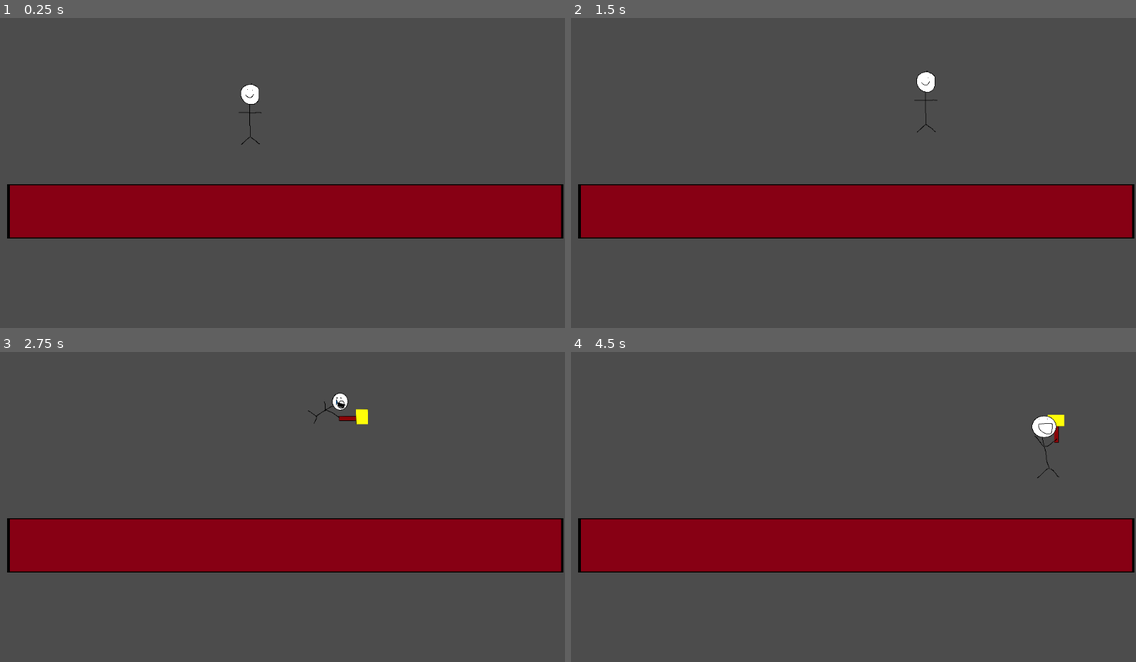
Above: before the commit, frames 1-4 (two rows, left to right).
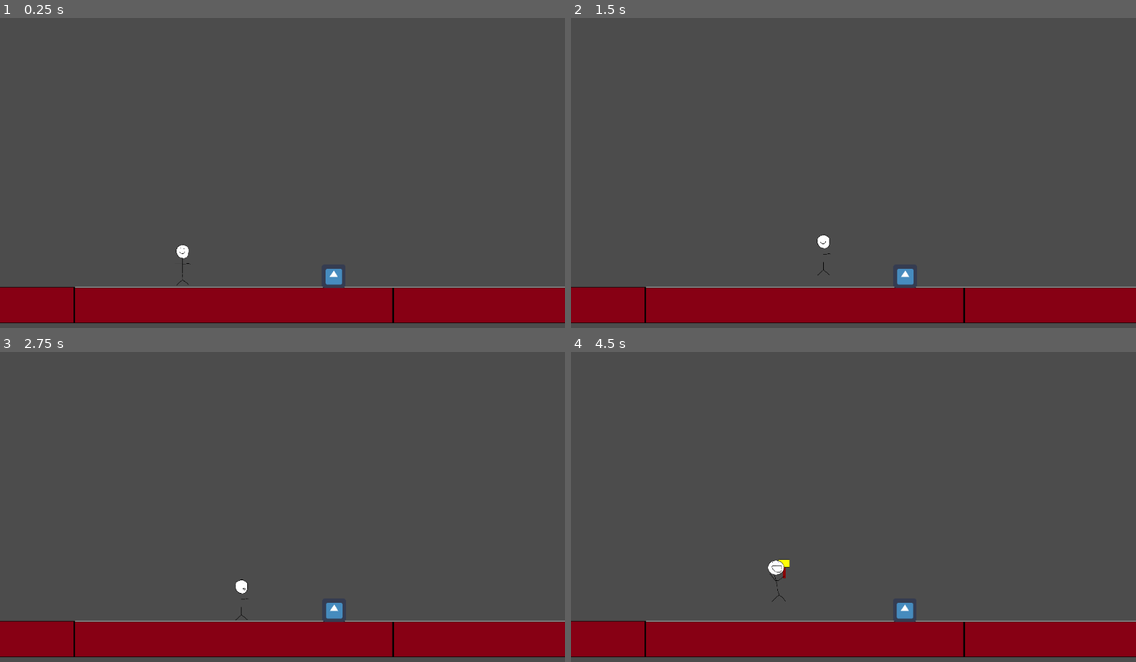
Above: after the commit, the same moments.

Repository: maishiroma/AXChibiGameJam2022
Game: Godot game, scene res://Levels/TestLevel.tscn
Same seed, same stepped clock (60 frames per second), same inputs: the game is played once before the commit and once after it. The engine's default icon, where the game draws it, is replaced by a stand-in: a white triangle on a blue panel in a dark square.
Inputs:
- Up to frame 1 (0.25 s): no input
- Up to frame 2 (1.5 s): hold Z (deploy_hammer) 0.53-1.28 s; hold Right (move_right) from 0.53 s (still down); tap Space (Jump) at 0.77, 0.8, 1.07, 1.35 s
- Up to frame 3 (2.75 s): tap Space (Jump) at 1.52, 1.82, 2.3 s; tap Z (deploy_hammer) at 1.55 s; release Right (move_right) at 2.03 s; hold Left (move_left) from 2.03 s (still down); hold Z (deploy_hammer) from 2.03 s (still down)
- Up to frame 4 (4.5 s): release Left (move_left) at 2.78 s; release Z (deploy_hammer) at 2.78 s; hold Right (move_right) 2.78-4.28 s; tap Z (deploy_hammer) at 2.85, 4.35 s; tap Space (Jump) at 3.02, 3.32, 3.6, 3.77, 4.07 s; hold Left (move_left) from 4.28 s (still down)

The runs differ from the first frame. In frame 1, 29% of the frame differs, in the area x 0-100%, y 21-99%; in frame 2, 29%; in frame 3, 30%; in frame 4, 30%, in the area x 0-100%, y 20-99%.

Commit message:
Added enemys, invisible walls, modified hammer behavior

Diff:
--- a/Levels/TestLevel.tscn
+++ b/Levels/TestLevel.tscn
@@ -1,17 +1,50 @@
-[gd_scene load_steps=3 format=2]
+[gd_scene load_steps=7 format=2]
 
 [ext_resource path="res://Prefabs/DummyPlatform.tscn" type="PackedScene" id=1]
 [ext_resource path="res://Prefabs/Player.tscn" type="PackedScene" id=2]
+[ext_resource path="res://Prefabs/MainCamera.tscn" type="PackedScene" id=3]
+[ext_resource path="res://Prefabs/Checkpoint.tscn" type="PackedScene" id=4]
+[ext_resource path="res://Prefabs/DeathPlane.tscn" type="PackedScene" id=5]
+[ext_resource path="res://Prefabs/Enemy.tscn" type="PackedScene" id=6]
 
 [node name="TestLevel" type="Node2D"]
 
-[node name="Platform" parent="." instance=ExtResource( 1 )]
-position = Vector2( 517, 386 )
+[node name="Platforms" type="Node2D" parent="."]
+
+[node name="Platform" parent="Platforms" instance=ExtResource( 1 )]
+position = Vector2( 485, 594 )
+scale = Vector2( 1.00199, 0.311321 )
+
+[node name="Platform2" parent="Platforms" instance=ExtResource( 1 )]
+position = Vector2( -468, 593 )
+scale = Vector2( 1.00199, 0.311321 )
+
+[node name="Platform3" parent="Platforms" instance=ExtResource( 1 )]
+position = Vector2( 1402, 594 )
 scale = Vector2( 1.00199, 0.311321 )
 
 [node name="Player" parent="." instance=ExtResource( 2 )]
-position = Vector2( 454, 174 )
+position = Vector2( 329, 448 )
 move_speed = 200.0
 jump_strength = 500.0
 gravity_scale = 1000.0
-high_jump_strength = 700.0
+max_high_jumps = 2
+
+[node name="MainCamera" parent="." instance=ExtResource( 3 )]
+position = Vector2( 600, 208 )
+camera_scroll_amount = 100
+
+[node name="DeathPlane" parent="." instance=ExtResource( 5 )]
+position = Vector2( 93, 967 )
+scale = Vector2( 4.96, 1 )
+
+[node name="Enemy" parent="." instance=ExtResource( 6 )]
+position = Vector2( 739, 507 )
+move_speed = 1.0
+
+[node name="Checkpoint" parent="." instance=ExtResource( 4 )]
+position = Vector2( -556, 477 )
+
+[connection signal="body_entered" from="DeathPlane" to="Player" method="_on_DeathPlane_body_entered"]
+[connection signal="damage_player" from="Enemy" to="Player" method="_on_Enemy_damage_player"]
+[connection signal="activated_checkpoint" from="Checkpoint" to="Player" method="_on_Checkpoint_activated_checkpoint"]
--- /dev/null
+++ b/Prefabs/Checkpoint.tscn
@@ -0,0 +1,35 @@
+[gd_scene load_steps=6 format=2]
+
+[ext_resource path="res://Art/Dummy/Dummy_CheckPoint.png" type="Texture" id=1]
+[ext_resource path="res://Art/Dummy/Dummy_CheckPoint_2.png" type="Texture" id=2]
+[ext_resource path="res://Scripts/Checkpoint.gd" type="Script" id=3]
+
+[sub_resource type="SpriteFrames" id=1]
+animations = [ {
+"frames": [ ExtResource( 2 ) ],
+"loop": true,
+"name": "activate",
+"speed": 5.0
+}, {
+"frames": [ ExtResource( 1 ) ],
+"loop": true,
+"name": "deactivate",
+"speed": 5.0
+} ]
+
+[sub_resource type="RectangleShape2D" id=2]
+extents = Vector2( 200.5, 280.5 )
+
+[node name="Checkpoint" type="Area2D" groups=["Checkpoint"]]
+scale = Vector2( 0.2, 0.2 )
+script = ExtResource( 3 )
+
+[node name="AnimatedSprite" type="AnimatedSprite" parent="."]
+frames = SubResource( 1 )
+animation = "deactivate"
+
+[node name="CollisionShape2D" type="CollisionShape2D" parent="."]
+position = Vector2( -1.5, 3.5 )
+shape = SubResource( 2 )
+
+[connection signal="body_entered" from="." to="." method="_on_Checkpoint_body_entered"]
--- /dev/null
+++ b/Prefabs/DeathPlane.tscn
@@ -0,0 +1,10 @@
+[gd_scene load_steps=2 format=2]
+
+[sub_resource type="RectangleShape2D" id=1]
+extents = Vector2( 1377, 156 )
+
+[node name="DeathPlane" type="Area2D"]
+
+[node name="CollisionShape2D" type="CollisionShape2D" parent="."]
+position = Vector2( 417, 49 )
+shape = SubResource( 1 )
--- a/Prefabs/DummyPlatform.tscn
+++ b/Prefabs/DummyPlatform.tscn
@@ -8,7 +8,7 @@
 [node name="Platform" type="Sprite"]
 texture = ExtResource( 1 )
 
-[node name="StaticBody2D" type="StaticBody2D" parent="."]
+[node name="StaticBody2D" type="StaticBody2D" parent="." groups=["Ground"]]
 
 [node name="CollisionShape2D" type="CollisionShape2D" parent="StaticBody2D"]
 position = Vector2( 2.5, 1.5 )
--- /dev/null
+++ b/Prefabs/Enemy.tscn
@@ -0,0 +1,41 @@
+[gd_scene load_steps=6 format=2]
+
+[ext_resource path="res://icon.png" type="Texture" id=1]
+[ext_resource path="res://Scripts/Enemy.gd" type="Script" id=2]
+
+[sub_resource type="RectangleShape2D" id=2]
+extents = Vector2( 32, 31 )
+
+[sub_resource type="SpriteFrames" id=1]
+animations = [ {
+"frames": [ ExtResource( 1 ) ],
+"loop": true,
+"name": "Idle",
+"speed": 5.0
+} ]
+
+[sub_resource type="RectangleShape2D" id=3]
+extents = Vector2( 38.75, 40 )
+
+[node name="Enemy" type="KinematicBody2D" groups=["Enemy"]]
+script = ExtResource( 2 )
+
+[node name="HitBox" type="CollisionShape2D" parent="."]
+position = Vector2( 0, -1 )
+shape = SubResource( 2 )
+
+[node name="AnimatedSprite" type="AnimatedSprite" parent="."]
+frames = SubResource( 1 )
+animation = "Idle"
+
+[node name="PatrolTime" type="Timer" parent="."]
+wait_time = 2.0
+
+[node name="DamageHitBox" type="Area2D" parent="."]
+
+[node name="CollisionShape2D" type="CollisionShape2D" parent="DamageHitBox"]
+position = Vector2( -0.75, -1 )
+shape = SubResource( 3 )
+
+[connection signal="timeout" from="PatrolTime" to="." method="_on_PatrolTime_timeout"]
+[connection signal="body_entered" from="DamageHitBox" to="." method="_on_DamageHitBox_body_entered"]
--- /dev/null
+++ b/Prefabs/InvisibleWall.tscn
@@ -0,0 +1,10 @@
+[gd_scene load_steps=2 format=2]
+
+[sub_resource type="RectangleShape2D" id=1]
+extents = Vector2( 95, 71 )
+
+[node name="InvisibleWall" type="StaticBody2D" groups=["Wall"]]
+
+[node name="CollisionShape2D" type="CollisionShape2D" parent="."]
+position = Vector2( 85, 61 )
+shape = SubResource( 1 )
--- /dev/null
+++ b/Prefabs/MainCamera.tscn
@@ -0,0 +1,29 @@
+[gd_scene load_steps=3 format=2]
+
+[ext_resource path="res://Scripts/MainCamera.gd" type="Script" id=1]
+
+[sub_resource type="RectangleShape2D" id=1]
+extents = Vector2( 74, 614 )
+
+[node name="MainCamera" type="Camera2D" groups=["MainCamera"]]
+position = Vector2( 506, 208 )
+current = true
+zoom = Vector2( 1.5, 1.5 )
+smoothing_enabled = true
+smoothing_speed = 1.0
+script = ExtResource( 1 )
+
+[node name="LeftArea" type="Area2D" parent="."]
+position = Vector2( -400, -40 )
+
+[node name="CollisionShape2D" type="CollisionShape2D" parent="LeftArea"]
+shape = SubResource( 1 )
+
+[node name="RightArea" type="Area2D" parent="."]
+position = Vector2( 400, -40 )
+
+[node name="CollisionShape2D" type="CollisionShape2D" parent="RightArea"]
+shape = SubResource( 1 )
+
+[connection signal="body_entered" from="LeftArea" to="." method="_on_LeftArea_body_entered"]
+[connection signal="body_entered" from="RightArea" to="." method="_on_RightArea_body_entered"]
--- a/Prefabs/Player.tscn
+++ b/Prefabs/Player.tscn
@@ -41,7 +41,7 @@
 [sub_resource type="RectangleShape2D" id=4]
 extents = Vector2( 24.5, 31.5 )
 
-[node name="Player" type="KinematicBody2D"]
+[node name="Player" type="KinematicBody2D" groups=["Player"]]
 script = ExtResource( 2 )
 
 [node name="PlayerHitbox" type="CollisionShape2D" parent="."]
@@ -65,5 +65,10 @@
 wait_time = 0.1
 one_shot = true
 
+[node name="HammerInput" type="Timer" parent="HammerHitBox"]
+wait_time = 0.3
+one_shot = true
+
 [connection signal="body_entered" from="HammerHitBox" to="." method="_on_HammerHitBox_body_entered"]
 [connection signal="timeout" from="HammerHitBox/HammerJumpCooldown" to="." method="_on_HammerJumpCooldown_timeout"]
+[connection signal="timeout" from="HammerHitBox/HammerInput" to="." method="_on_HammerInput_timeout"]
--- /dev/null
+++ b/Scripts/Checkpoint.gd
@@ -0,0 +1,20 @@
+extends Area2D
+
+signal activated_checkpoint
+
+var is_activated = false
+
+func _on_Checkpoint_body_entered(body):
+	if body.is_in_group("Player") and !is_activated:
+		is_activated = true
+		$AnimatedSprite.animation = "activate"
+
+		for curr_node in get_tree().get_nodes_in_group("Checkpoint"):
+			if curr_node.name != name:
+				curr_node.deactivate_checkpoint()
+
+		emit_signal("activated_checkpoint")
+
+func deactivate_checkpoint():
+	is_activated = false
+	$AnimatedSprite.animation = "deactivate"
--- /dev/null
+++ b/Scripts/Enemy.gd
@@ -0,0 +1,47 @@
+extends KinematicBody2D
+
+signal damage_player
+
+const UP_DIRECTION = Vector2.UP
+
+export var move_speed = 2000.0
+export var gravity_scale = 4500.0
+export var is_horizontal = true
+
+var move_direction = 0
+var move_velocity = Vector2.ZERO
+
+# Randomly selects the move_direction of the enemy
+func _ready():
+	if randi() % 10 + 1 < 5:
+		if is_horizontal:
+			move_direction = 1
+		else:
+			move_direction = -1
+	else:
+		if is_horizontal:
+			move_direction = 1
+		else:
+			move_direction = -1
+
+	$PatrolTime.start()
+
+func _physics_process(delta):
+	# Standard Movement
+	if is_horizontal:
+		move_velocity.x = move_direction * move_speed
+	else:
+		move_velocity.y = move_direction * move_speed
+	# Gravity
+	move_velocity.y += gravity_scale * delta
+
+	# Translate object
+	move_velocity = move_and_slide(move_velocity, UP_DIRECTION)
+
+# When the time is up, the enemy changes direction
+func _on_PatrolTime_timeout():
+	move_direction *= -1
+
+func _on_DamageHitBox_body_entered(body):
+	if body.is_in_group("Player"):
+		emit_signal("damage_player")
--- /dev/null
+++ b/Scripts/MainCamera.gd
@@ -0,0 +1,13 @@
+extends Camera2D
+
+export var camera_scroll_amount = 10
+var saved_camera_position = Vector2.ZERO
+
+func _on_LeftArea_body_entered(body):
+	if body.is_in_group("Player"):
+		translate(Vector2(-camera_scroll_amount, 0))
+
+
+func _on_RightArea_body_entered(body):
+	if body.is_in_group("Player"):
+		translate(Vector2(camera_scroll_amount, 0))
--- a/Scripts/Player.gd
+++ b/Scripts/Player.gd
@@ -8,18 +8,27 @@
 export var move_speed = 2000.0
 export var jump_strength = 2000.0
 export var gravity_scale = 4500.0
-export var high_jump_strength = 2500.0
+export var high_jump_mod = 0.5
+export var max_high_jumps = 3
 
 # Private variables
 var move_velocity = Vector2.ZERO
+var numb_high_jumps = 0
+var curr_high_jump_strength = 0.0
+
+var saved_checkpoint = Vector2.ZERO
 
 var is_falling = false	# check if we are grounded
 var is_jumping = false # check if we are jumping
 var is_jump_canceled = false # check if we cancelled the jump so we can have more control
-var is_high_jump = false
-var is_idle = false
-var is_running = false
-var is_deploying_hammer = false
+var is_high_jump = false # check if we are in a high jump
+var is_idle = false	# are we standing still
+var is_running = false # are we moving?
+var is_deploying_hammer = false # are we deploying the hammer?
+
+# Saves the player's initial position as the initial checkpoint
+func _ready():
+	_on_Checkpoint_activated_checkpoint()
 
 func _process(delta):
 	animate_player()
@@ -45,9 +54,13 @@
 	if is_jumping:
 		move_velocity.y = -jump_strength
 	elif is_high_jump:
-		move_velocity.y = -high_jump_strength
+		move_velocity.y = -curr_high_jump_strength
 	elif is_jump_canceled:
 		move_velocity.y = 0.0
+
+	if is_on_floor() and numb_high_jumps > 0:
+		numb_high_jumps = 0
+		curr_high_jump_strength = 0.0
 
 	move_velocity = move_and_slide(move_velocity, UP_DIRECTION)
 
@@ -55,11 +68,15 @@
 func get_input():
 	is_jumping = Input.is_action_just_pressed("Jump") and is_on_floor()
 	is_jump_canceled = Input.is_action_just_released("Jump") and move_velocity.y < 0.0
-	is_deploying_hammer = Input.is_action_pressed("deploy_hammer") and is_falling
+
+	if Input.is_action_just_pressed("deploy_hammer") and is_falling and numb_high_jumps < max_high_jumps:
+		is_deploying_hammer = true
+		$HammerHitBox/HammerInput.start()
 
 	var horizontal_direction = (Input.get_action_strength("move_right") - Input.get_action_strength("move_left"))
 	move_velocity.x = horizontal_direction * move_speed
 
+# Animtes the player with sprites
 func animate_player():
 	if is_on_floor():
 		if is_running:
@@ -69,21 +86,70 @@
 	else:
 		if is_jumping:
 			$PlayerSprite.animation = "jump"
+		elif is_high_jump:
+			$PlayerSprite.animation = "jump_hammer"
 		elif is_deploying_hammer:
 			$PlayerSprite.animation = "deploy_hammer"
-		elif is_high_jump:
-			$PlayerSprite.animation = "jump_hammer"
 		elif is_falling:
 			# Replace with Falling Animation
 			$PlayerSprite.animation = "idle"
 
+# Saves the current position of the player and camera
+func save_spawn():
+	saved_checkpoint = position
+	for curr_node in get_tree().get_nodes_in_group("MainCamera"):
+		curr_node.saved_camera_position = curr_node.position
+
+# Respawns the player back to the last saved location
+func respawn():
+	is_falling = false
+	is_jumping = false
+	is_jump_canceled = false
+	is_high_jump = false
+	is_idle = false
+	is_running = false
+	is_deploying_hammer = false
+	curr_high_jump_strength = 0.0
+	numb_high_jumps = 0
+
+	position = saved_checkpoint
+	for curr_node in get_tree().get_nodes_in_group("MainCamera"):
+		curr_node.position = curr_node.saved_camera_position
+
 # If we hit a platform while the hammer is out, we perform a high jump
 func _on_HammerHitBox_body_entered(body):
-	if body.get_owner().name == "Platform":
+	if body.is_in_group("Ground"):
+		is_deploying_hammer = false
 		is_high_jump = true
+		if numb_high_jumps < max_high_jumps:
+			numb_high_jumps += 1
+			curr_high_jump_strength = lerp(curr_high_jump_strength, jump_strength * 2, high_jump_mod)
+			$HammerHitBox/HammerJumpCooldown.start()
+		else:
+			is_high_jump = false
+	elif body.is_in_group("Enemy"):
+		numb_high_jumps = 1
+		is_deploying_hammer = false
+		is_high_jump = true
+		curr_high_jump_strength = lerp(curr_high_jump_strength, jump_strength * 1.1, high_jump_mod)
 		$HammerHitBox/HammerJumpCooldown.start()
 
-
-# When tthe timer ends, we stop the higher jump
+# When the timer ends, we stop the higher jump
 func _on_HammerJumpCooldown_timeout():
 	is_high_jump = false
+
+# Upon activation, we save the player's position as well as the camera
+func _on_Checkpoint_activated_checkpoint():
+	save_spawn()
+
+# On touching a Death Plane, we move back to the last checkpoint we touched
+func _on_DeathPlane_body_entered(body):
+	respawn()
+
+# After a set time, we disenage the hammer
+func _on_HammerInput_timeout():
+	is_deploying_hammer = false;
+
+# When the player touches an enemy, they are sent back to the last spawn
+func _on_Enemy_damage_player():
+	respawn()
